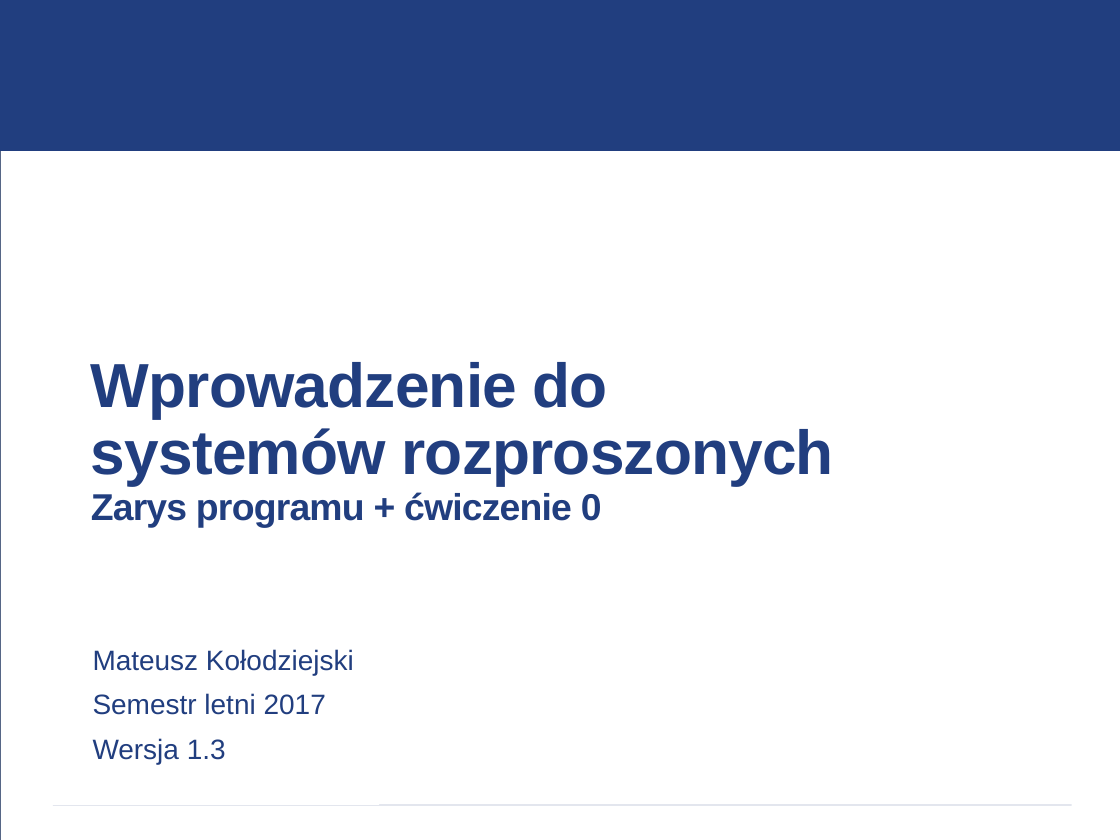
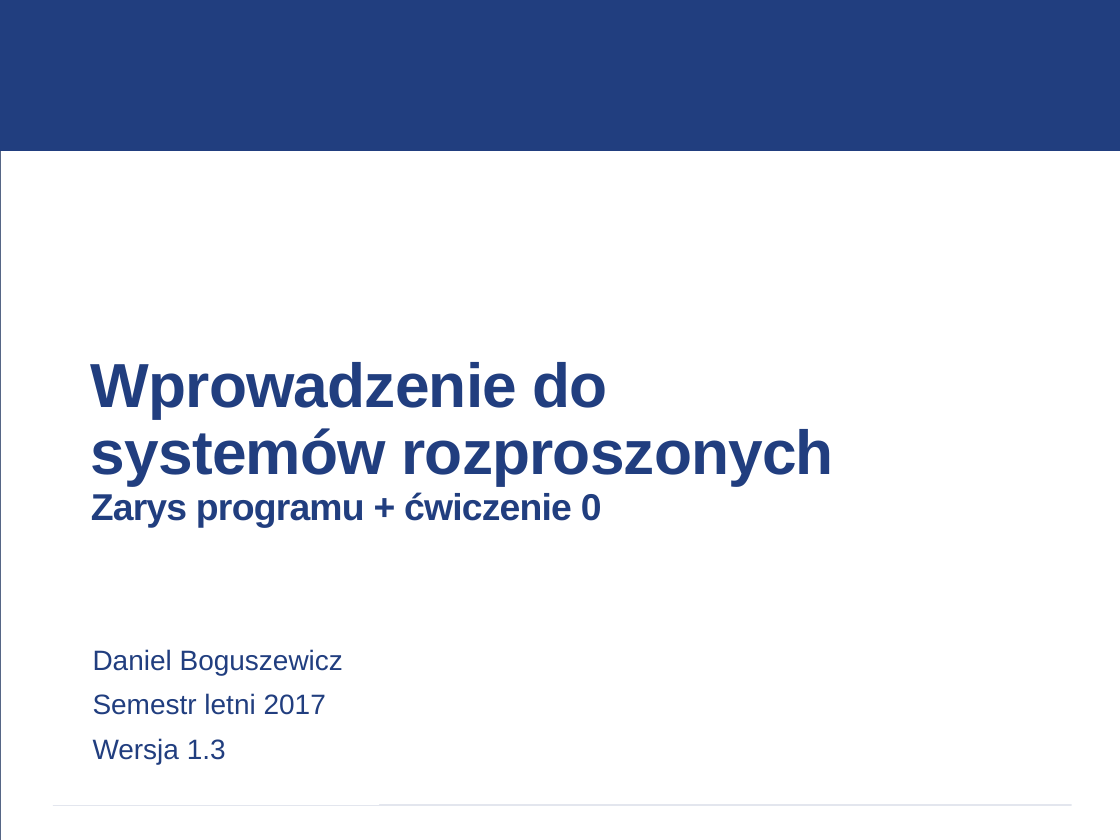
Before and after one commit to vego1mar/exercise0, a slide deck: slide 1 of WDSR - zarys programu.pptx. Drawn at 1120x840 pixels with LibreOffice and Linux fonts; fonts in the diff are those of the drawing; background and template pictures are left out. Boxes give left, top, right and bottom in pixels: in the first picture for what was removed or moved away, otherwise in the second. Text is boxed around its words. In the diff, an @@ line names an element or a change of style, - is before the commit and + after.

```diff
--- a/WDSR - zarys programu.pptx
+++ b/WDSR - zarys programu.pptx
@@ text at (x1=93, y1=649, x2=343, y2=675): text changed @@
-Mateusz Kołodziejski
+Daniel Boguszewicz
```
Also in this commit, not shown: 13 other slides changed.
